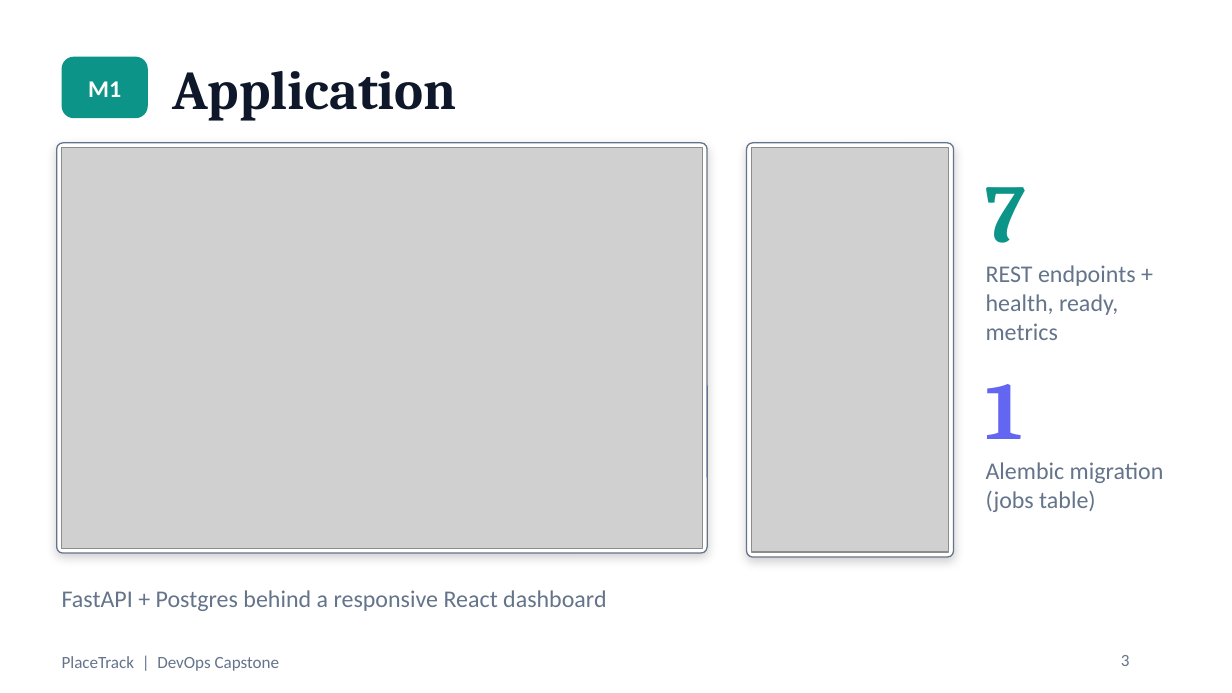
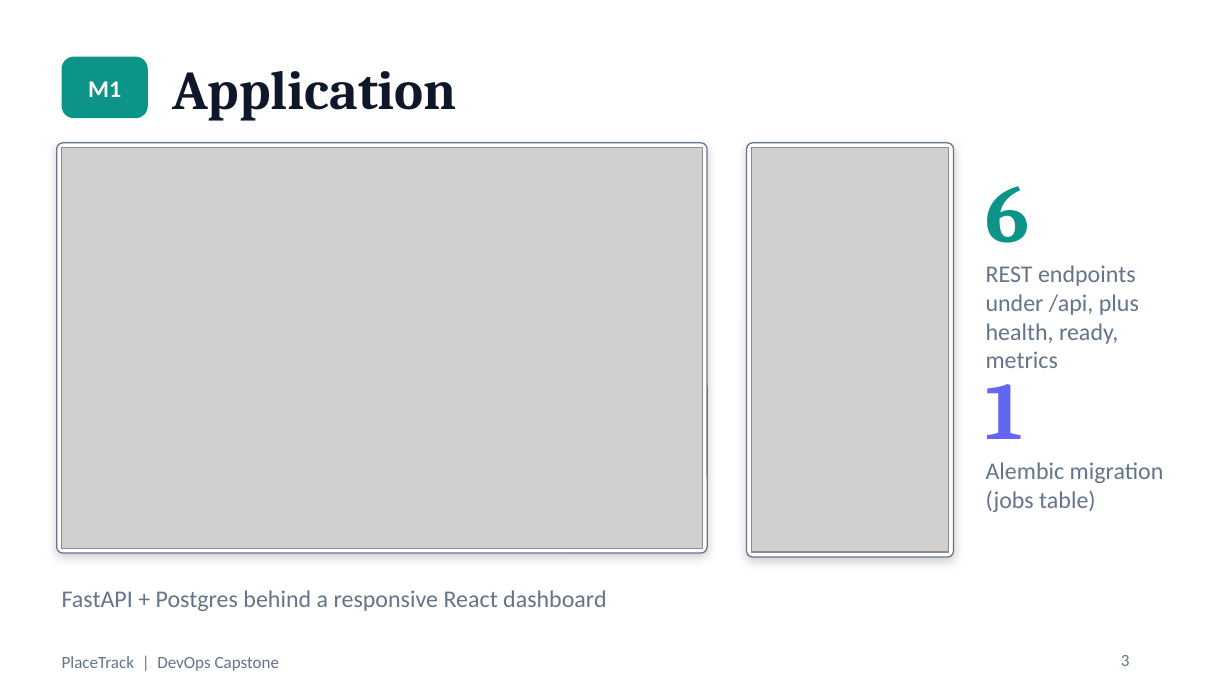
Before and after one commit to Raghavendra1729-cell/placetrack-devops-capstone, a slide deck: slide 3 of docs/PlaceTrack-Capstone.pptx. Drawn at 1232x693 pixels with LibreOffice and Linux fonts; fonts in the diff are those of the drawing; grey boxes stand for pictures. Boxes give left, top, right and bottom in pixels: in the first picture for what was removed or moved away, otherwise in the second. Text is boxed around its words. In the diff, an @@ line names an element or a change of style, - is before the commit and + after.

Commit message:
Retake the git log screenshot and correct the deck text

```diff
--- a/docs/PlaceTrack-Capstone.pptx
+++ b/docs/PlaceTrack-Capstone.pptx
@@ text at (986, 186, 1030, 243): text changed @@
-7
+6
@@ text at (986, 265, 1139, 368): text changed @@
-REST endpoints + health, ready, metrics
+REST endpoints under /api, plus health, ready, metrics
```
Also in this commit, not shown: 4 other slides changed, 2 other files.
